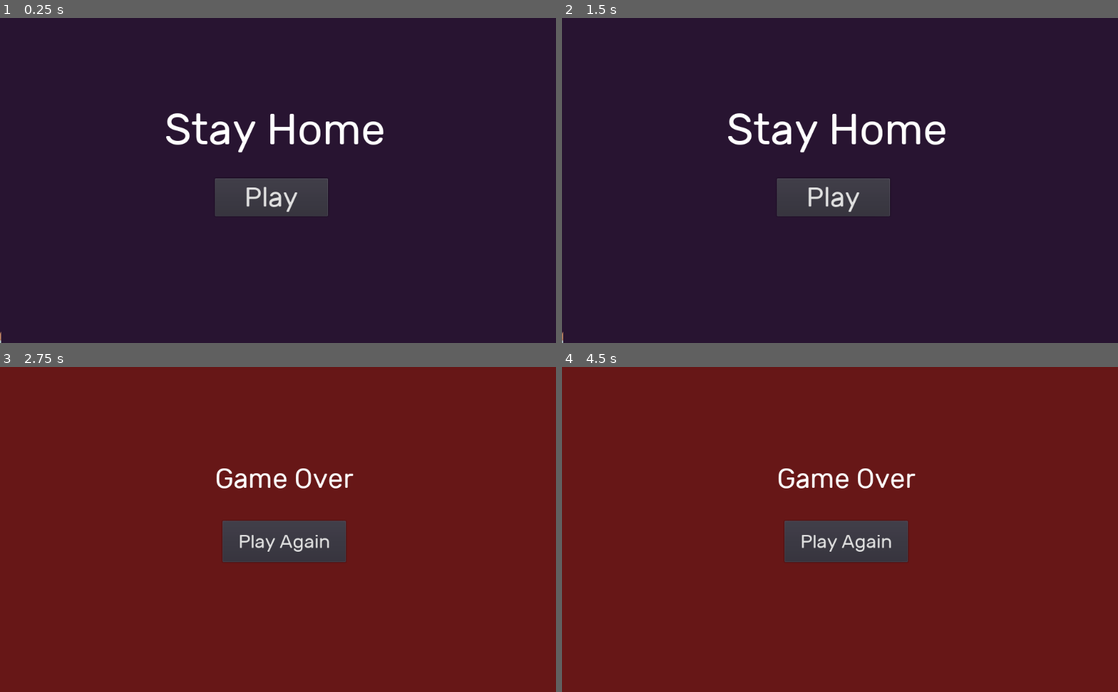
Above: before the commit, frames 1-4 (two rows, left to right).
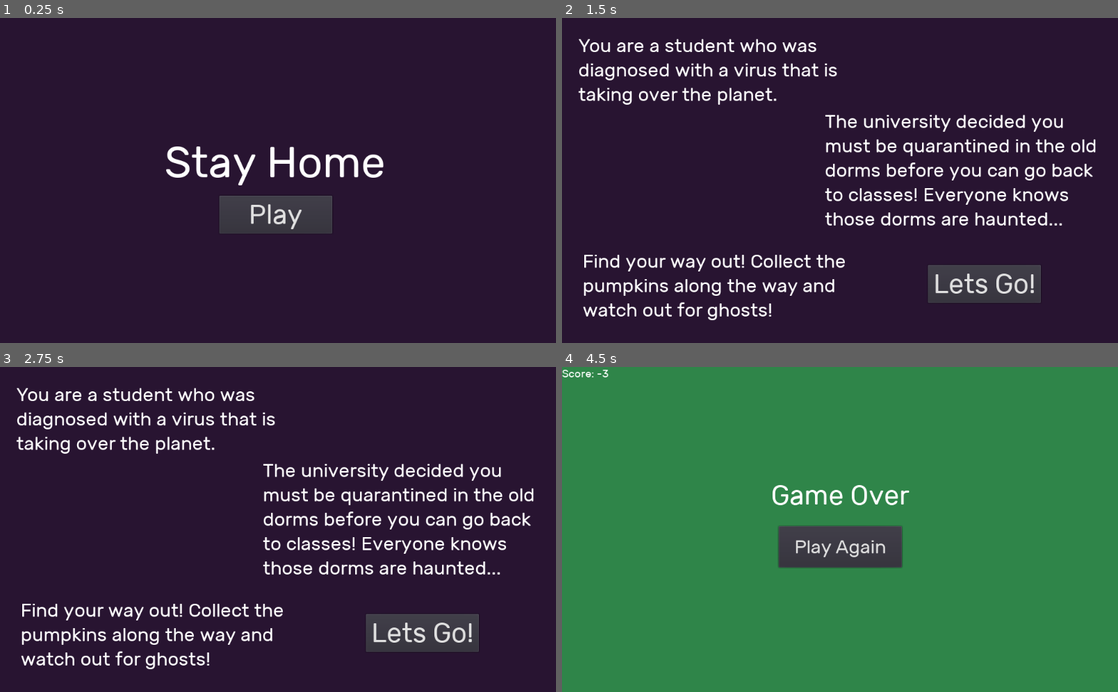
Above: after the commit, the same moments.

Repository: bsu-cs315/Stay-Home
Game: Godot game, scene res://src/Level.tscn
Same seed, same stepped clock (60 frames per second), same inputs: the game is played once before the commit and once after it.
Inputs (mouse positions are in pixels of both pictures, inside the frame that each line leads up to):
- Up to frame 1 (0.25 s): no input
- Up to frame 2 (1.5 s): click "Play Again" at 0.5 s; click "Play Again" at 1.25 s
- Up to frame 3 (2.75 s): click "Play Again" at 2 s
- Up to frame 4 (4.5 s): click (834, 545) at 2.75 s, where only the run before the commit has a clickable "Play"; click (834, 545) at 3.5 s, where only the run before the commit has a clickable "Play"; click (984, 633) at 4.25 s, where only the run after the commit has a clickable "Lets Go!"

The runs differ from the first frame. In frame 1, 5.1% of the frame differs, in the area x 0-69%, y 29-100%; in frame 2, 13%; in frame 3, 100%, in the area x 0-100%, y 0-100%; in frame 4, 98%.

Commit message:
Fix title screen issue

Diff:
--- a/project/project.godot
+++ b/project/project.godot
@@ -15,7 +15,7 @@
 
 [application]
 
-config/name="Project"
+config/name="Stay Home"
 run/main_scene="res://src/Level.tscn"
 config/icon="res://icon.png"
 
--- a/project/src/GameOverScreen.tscn
+++ b/project/src/GameOverScreen.tscn
@@ -20,17 +20,21 @@
 margin_top = -4.0
 margin_right = 1026.0
 margin_bottom = 600.0
-color = Color( 0.403922, 0.0901961, 0.0901961, 1 )
+color = Color( 0.184314, 0.521569, 0.286275, 1 )
 __meta__ = {
 "_edit_use_anchors_": false
 }
 
 [node name="GameOverText" type="Label" parent="."]
 visible = false
-margin_left = 396.0
-margin_top = 176.0
-margin_right = 651.0
-margin_bottom = 236.0
+anchor_left = 0.5
+anchor_top = 0.5
+anchor_right = 0.5
+anchor_bottom = 0.5
+margin_left = -127.5
+margin_top = -93.0
+margin_right = 127.5
+margin_bottom = -33.0
 custom_fonts/font = SubResource( 1 )
 text = "Game Over"
 __meta__ = {
@@ -39,10 +43,14 @@
 
 [node name="PlayAgainButton" type="Button" parent="."]
 visible = false
-margin_left = 410.0
-margin_top = 284.0
-margin_right = 637.0
-margin_bottom = 360.0
+anchor_left = 0.5
+anchor_top = 0.5
+anchor_right = 0.5
+anchor_bottom = 0.5
+margin_left = -113.5
+margin_top = -6.0
+margin_right = 113.5
+margin_bottom = 70.0
 custom_fonts/font = SubResource( 2 )
 text = "Play Again"
 __meta__ = {
--- a/project/src/Level.tscn
+++ b/project/src/Level.tscn
@@ -12,7 +12,6 @@
 [ext_resource path="res://assets/Sounds/background_music.wav" type="AudioStream" id=10]
 [ext_resource path="res://src/Level.gd" type="Script" id=11]
 [ext_resource path="res://src/Button.tscn" type="PackedScene" id=12]
-[ext_resource path="res://src/TitleScreen.tscn" type="PackedScene" id=13]
 
 [sub_resource type="ConvexPolygonShape2D" id=1]
 points = PoolVector2Array( 70, 70, 0, 70, 0, 0, 70, 0 )
@@ -173,7 +172,7 @@
 }
 
 [node name="Player" parent="." instance=ExtResource( 2 )]
-position = Vector2( 257.253, -937.51 )
+position = Vector2( 29.8585, 530.694 )
 
 [node name="TileMap" type="TileMap" parent="."]
 tile_set = SubResource( 7 )
@@ -221,5 +220,3 @@
 
 [node name="Button" parent="." instance=ExtResource( 12 )]
 position = Vector2( 33.499, -930.646 )
-
-[node name="TitleScreen" parent="." instance=ExtResource( 13 )]
--- a/project/src/Player.gd
+++ b/project/src/Player.gd
@@ -39,4 +39,3 @@
 
 func enable_camera():
 	$Camera/UI/Score.show()
-	$Camera.make_current()
--- a/project/src/Player.tscn
+++ b/project/src/Player.tscn
@@ -33,22 +33,8 @@
 [ext_resource path="res://assets/Sounds/jump.wav" type="AudioStream" id=31]
 [ext_resource path="res://src/UI.tscn" type="PackedScene" id=32]
 [ext_resource path="res://src/GameOverScreen.tscn" type="PackedScene" id=33]
+[ext_resource path="res://src/TitleScreen.tscn" type="PackedScene" id=34]
 [ext_resource path="res://assets/Player/idle_1.png" type="Texture" id=41]
-[ext_resource path="res://assets/Player/dead_14.png" type="Texture" id=46]
-[ext_resource path="res://assets/Player/dead_15.png" type="Texture" id=47]
-[ext_resource path="res://assets/Player/dead_6.png" type="Texture" id=48]
-[ext_resource path="res://assets/Player/dead_7.png" type="Texture" id=49]
-[ext_resource path="res://assets/Player/dead_8.png" type="Texture" id=50]
-[ext_resource path="res://assets/Player/dead_11.png" type="Texture" id=51]
-[ext_resource path="res://assets/Player/dead_12.png" type="Texture" id=52]
-[ext_resource path="res://assets/Player/dead_1.png" type="Texture" id=53]
-[ext_resource path="res://assets/Player/dead_4.png" type="Texture" id=54]
-[ext_resource path="res://assets/Player/dead_13.png" type="Texture" id=55]
-[ext_resource path="res://assets/Player/dead_10.png" type="Texture" id=56]
-[ext_resource path="res://assets/Player/dead_3.png" type="Texture" id=57]
-[ext_resource path="res://assets/Player/dead_5.png" type="Texture" id=58]
-[ext_resource path="res://assets/Player/dead_2.png" type="Texture" id=59]
-[ext_resource path="res://assets/Player/dead_9.png" type="Texture" id=60]
 [ext_resource path="res://src/Player.gd" type="Script" id=61]
 [ext_resource path="res://assets/Player/walk_left_7.png" type="Texture" id=62]
 [ext_resource path="res://assets/Player/walk_left_8.png" type="Texture" id=63]
@@ -71,11 +57,6 @@
 "frames": [ ExtResource( 41 ) ],
 "loop": true,
 "name": "idle",
-"speed": 15.0
-}, {
-"frames": [ ExtResource( 53 ), ExtResource( 59 ), ExtResource( 57 ), ExtResource( 54 ), ExtResource( 58 ), ExtResource( 48 ), ExtResource( 49 ), ExtResource( 50 ), ExtResource( 60 ), ExtResource( 56 ), ExtResource( 51 ), ExtResource( 52 ), ExtResource( 55 ), ExtResource( 46 ), ExtResource( 47 ) ],
-"loop": true,
-"name": "dead",
 "speed": 15.0
 }, {
 "frames": [ ExtResource( 10 ), ExtResource( 6 ), ExtResource( 12 ), ExtResource( 1 ), ExtResource( 2 ), ExtResource( 15 ), ExtResource( 4 ), ExtResource( 7 ), ExtResource( 5 ), ExtResource( 11 ), ExtResource( 8 ), ExtResource( 3 ), ExtResource( 13 ), ExtResource( 9 ), ExtResource( 14 ) ],
@@ -118,12 +99,15 @@
 }
 
 [node name="Camera" type="Camera2D" parent="."]
+current = true
 zoom = Vector2( 0.75, 0.75 )
 limit_bottom = 600
 
+[node name="GameOverScreen" parent="Camera" instance=ExtResource( 33 )]
+
 [node name="UI" parent="Camera" instance=ExtResource( 32 )]
 
-[node name="GameOverScreen" parent="Camera" instance=ExtResource( 33 )]
+[node name="TitleScreen" parent="Camera" instance=ExtResource( 34 )]
 
 [node name="JumpTimer" type="Timer" parent="."]
 one_shot = true
--- a/project/src/TitleScreen.gd
+++ b/project/src/TitleScreen.gd
@@ -1,4 +1,4 @@
-extends Node2D
+extends CanvasLayer
 
 func _on_PlayButton_pressed():
 	hide_title()
@@ -20,4 +20,4 @@
 	$IntroText3.hide()
 	$ExitIntroButton.hide()
 	$Background.hide()
-	get_parent().new_game()
+	get_node("/root/Level").new_game()
--- a/project/src/TitleScreen.tscn
+++ b/project/src/TitleScreen.tscn
@@ -15,23 +15,28 @@
 size = 35
 font_data = ExtResource( 1 )
 
-[node name="TitleScreen" type="Node2D"]
+[node name="TitleScreen" type="CanvasLayer"]
 script = ExtResource( 2 )
 
 [node name="Background" type="ColorRect" parent="."]
-margin_left = 2.0
-margin_right = 1030.0
-margin_bottom = 606.0
+margin_left = -60.0
+margin_top = -26.0
+margin_right = 1110.0
+margin_bottom = 638.0
 color = Color( 0.156863, 0.0784314, 0.192157, 1 )
 __meta__ = {
 "_edit_use_anchors_": false
 }
 
 [node name="Title" type="Label" parent="."]
-margin_left = 302.0
-margin_top = 158.0
-margin_right = 711.0
-margin_bottom = 288.0
+anchor_left = 0.5
+anchor_top = 0.5
+anchor_right = 0.5
+anchor_bottom = 0.5
+margin_left = -210.5
+margin_top = -81.0
+margin_right = 198.5
+margin_bottom = 49.0
 custom_fonts/font = SubResource( 1 )
 text = "Stay Home"
 align = 1
@@ -40,10 +45,10 @@
 }
 
 [node name="PlayButton" type="Button" parent="."]
-margin_left = 396.0
-margin_top = 296.0
-margin_right = 604.0
-margin_bottom = 366.0
+margin_left = 404.0
+margin_top = 328.0
+margin_right = 612.0
+margin_bottom = 398.0
 custom_fonts/font = SubResource( 2 )
 text = "Play"
 __meta__ = {
Binary file removed: project/assets/Player/dead_1.png
Not shown, removed: project/assets/Player/dead_1.png.import
Binary file removed: project/assets/Player/dead_10.png
Not shown, removed: project/assets/Player/dead_10.png.import
Binary file removed: project/assets/Player/dead_11.png
Not shown, removed: project/assets/Player/dead_11.png.import
Binary file removed: project/assets/Player/dead_12.png
Not shown, removed: project/assets/Player/dead_12.png.import
Binary file removed: project/assets/Player/dead_13.png
Not shown, removed: project/assets/Player/dead_13.png.import
Binary file removed: project/assets/Player/dead_14.png
Not shown, removed: project/assets/Player/dead_14.png.import
(and 21 more such lines)
